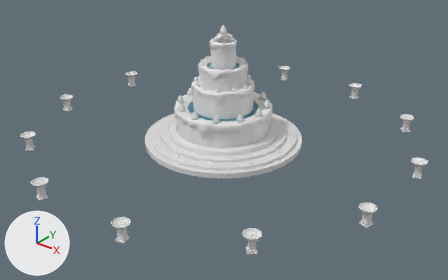
Two versions of the FBX model stpr/Assets/Models/FBX/hunsui.fbx, one commit apart.
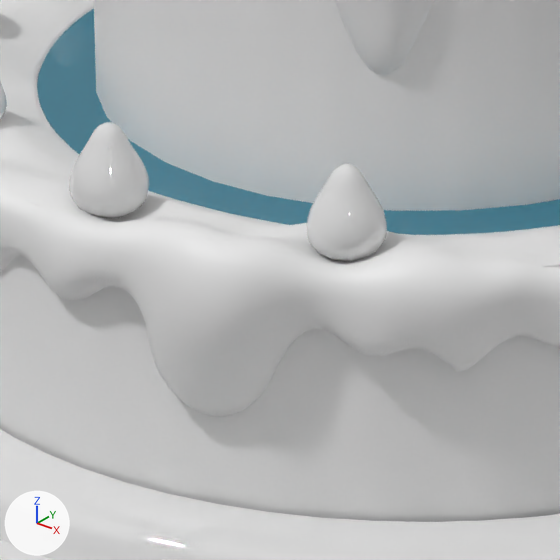
There are two pictures of each version: one whole from a 50 mm lens placed at (27.6, -34.4, 21.3), pointed at (1.1, -1.4, 0.8), one close up on the part from 41% to 53% of the width and 36% to 54% of the height. The axes (+X, +Y, +Z) are drawn at lower left. The lights are the same throughout. Where no turn or scale is listed for an object, it has been applied to the vertices.

The scene before the commit, as lines of its bpy script (objects in view):
```python
me_beziercurve_006 = bpy.data.meshes.new('BezierCurve.006')
me_beziercurve_006.from_pydata(...)  # 7812 vertices, 7488 faces; spans x -3.61..3.61, y -3.61..3.61, z 2.91..6.53
me_beziercurve_006.materials.append(mat_hunsui)  # white #e7e7e7
me_cylinder_031 = bpy.data.meshes.new('Cylinder.031')
me_cylinder_031.from_pydata(...)  # 165 vertices, 160 faces; spans x -3.68..3.68, y -3.68..3.68, z 0.98..7.69
me_cylinder_031.materials.append(mat_water)  # cyan #31798f
me_cylinder_032 = bpy.data.meshes.new('Cylinder.032')
me_cylinder_032.from_pydata(...)  # 2529 vertices, 2400 faces; spans x -6.12..6.12, y -6.12..6.12, z -0.05..8.03
me_cylinder_032.materials.append(mat_hunsui)  # white #e7e7e7
ob_beziercurve_005 = bpy.data.objects.new('BezierCurve.005', me_beziercurve_006)
ob_beziercurve_005.location = (0.0, 0.0, 0.0)
ob_center_water = bpy.data.objects.new('center_water', me_cylinder_031)
ob_center_water.location = (0.0, 0.0, 0.0)
ob_hunsui_002 = bpy.data.objects.new('hunsui.002', me_cylinder_032)
ob_hunsui_002.location = (0.0, 0.0, 0.0)
# also in view: 'hunsui_001' at (0.0, 0.0, 4.9); 'hap' at (0.0, 0.0, 3.9)
```
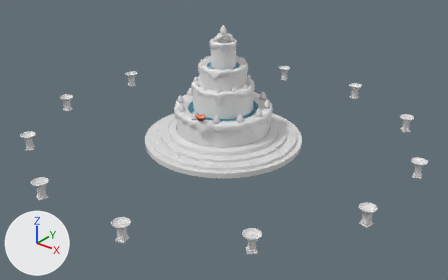
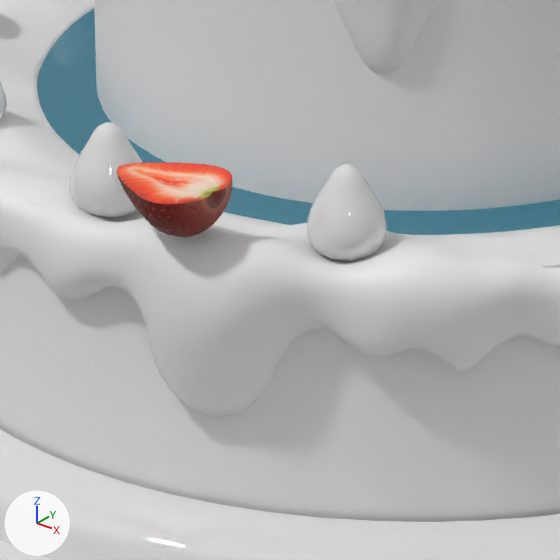
Pixel boxes (x1, y1, x2, y2) of what changed, in the close-ups (560 x 560 px):
'straw_cut', added (red): after (117, 162, 233, 237)
    faces in mat_inside (picture img_heart_color_jpg): (117, 162, 232, 204)
    faces in mat_red (picture img_strawberry_ramp_prev_jpg): (117, 162, 233, 237)
    faces in mat_seed (brown #8e5200): (119, 175, 232, 237)

The change, as a list of edits to the scene's bpy script:
```text
Add img_strawberry_ramp_prev_jpg:
    img_strawberry_ramp_prev_jpg = load_image('strawberry_ramp_prev.jpg', '../Material/strawberry/tex/strawberry_ramp_prev.jpg', 2048, 2048, 'sRGB')
Add img_heart_color_jpg:
    img_heart_color_jpg = load_image('heart_color.jpg', '../Material/strawberry/tex/heart_color.jpg', 2048, 2048, 'sRGB')
Add mat_red:
    mat_red = principled_material('REd')
    mat_red.texture = img_strawberry_ramp_prev_jpg
    mat_red.roughness = 0.553
Add mat_inside:
    mat_inside = principled_material('inside')
    mat_inside.texture = img_heart_color_jpg
    mat_inside.roughness = 0.553
Add mat_seed:
    mat_seed = principled_material('Seed')
    mat_seed.base_color = (0.271, 0.0844, 0.0)  # brown #8e5200
    mat_seed.roughness = 0.553
Add me_mesh_007:
    me_mesh_007.from_pydata(...)  # 17811 vertices, 18010 faces; spans x 0.425..1.243, y -4.05..-3.358, z 3.167..3.524
    # faces by material slot: [6197, 10231, 1582]
    me_mesh_007.materials.append(mat_seed)  # brown #8e5200
    me_mesh_007.materials.append(mat_red)  # picture img_strawberry_ramp_prev_jpg
    me_mesh_007.materials.append(mat_inside)  # picture img_heart_color_jpg
Add ob_straw_cut:
    ob_straw_cut = bpy.data.objects.new('straw_cut', me_mesh_007)
    ob_straw_cut.location = (0.0, 0.0, 0.0)
```
